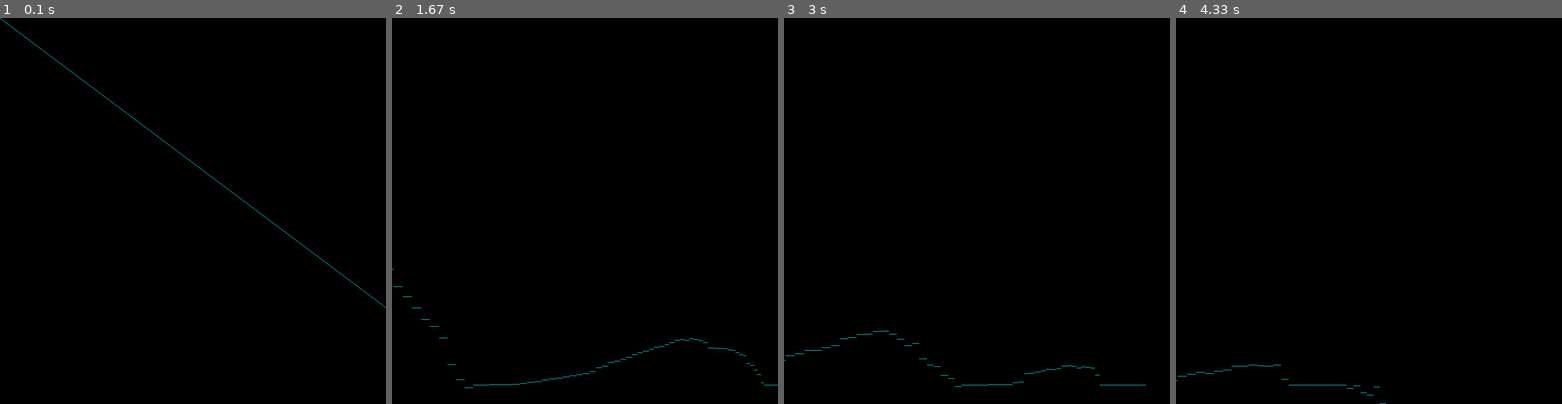
Above: before the commit, frames 1-4 (left to right).
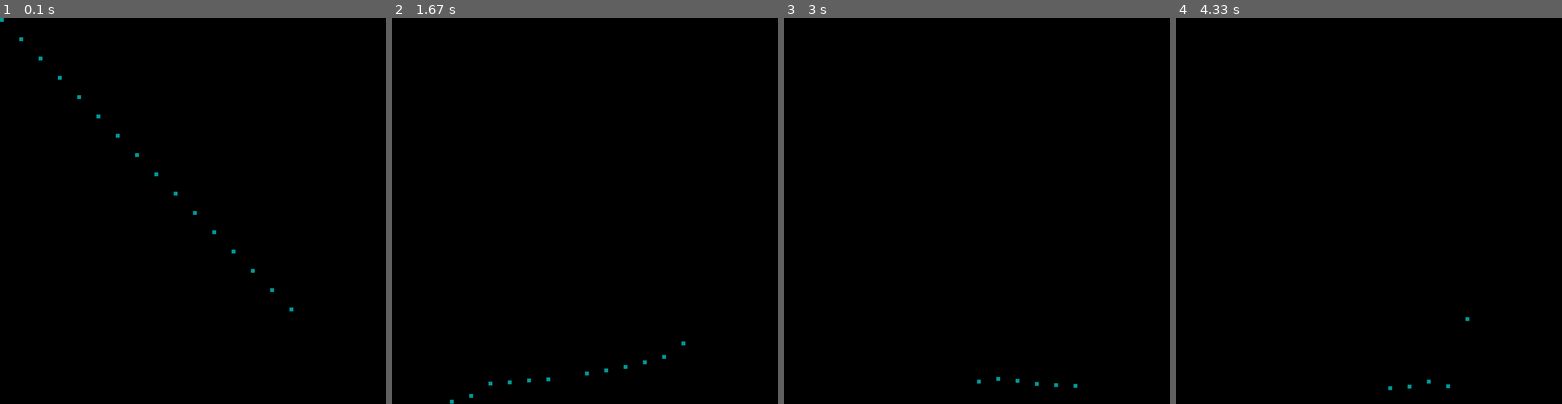
Above: after the commit, the same moments.

Repository: lubiarzm1/Pygame_fun
Game: pygame game, started from gravity.py
The game is run twice, just before and just after one commit, with the same random seed, the same clock (stepped at 60 frames per second) and the same inputs.
Inputs (mouse positions are in pixels of both pictures, inside the frame that each line leads up to):
- Up to frame 1 (0.1 s): no input
- Up to frame 2 (1.67 s): click (569, 226) at 0.38 s; click (585, 238) at 0.72 s; click (465, 153) at 1.05 s; click (727, 346) at 1.38 s
- Up to frame 3 (3 s): click (984, 79) at 1.72 s; click (957, 311) at 2.05 s; click (965, 145) at 2.38 s; click (922, 129) at 2.72 s
- Up to frame 4 (4.33 s): click (1469, 176) at 3.05 s; click (1488, 203) at 3.38 s; click (1450, 141) at 3.72 s; click (1257, 137) at 4.05 s

The runs differ from the first frame. In frame 1, 0.5% of the frame differs, in the area x 0-100%, y 0-76%; in frame 2, 0.4%; in frame 3, 0.3%; in frame 4, 0.2%.

Commit message:
Dodanie zmian

Diff:
--- a/class_obj.py
+++ b/class_obj.py
@@ -1,6 +1,6 @@
 import pygame
 import sys
-FPS=500.0
+FPS=60.0
 pygame.init()
 pos=list(pygame.mouse.get_pos())
 class obj():
@@ -24,7 +24,7 @@
         self.sigma=-sigma
     ##Initialaizing obj
     def Set_ball(self,x):
-        self.ball=pygame.Rect(x,2,2,2)
+        self.ball=pygame.Rect(x,10,10,10)
     ##Phisic of ball
     def Update(self):
         self.t+=1/FPS
--- a/gravity.py
+++ b/gravity.py
@@ -1,21 +1,20 @@
 import pygame
 import sys
 from class_obj import obj
-
+from class_obj import FPS
 pygame.init()
 screen=pygame.display.set_mode((1000,1000))
 delta=0.0
-FPS=500.0
 clock = pygame.time.Clock()
-count=500
+count=15
 
 #Initialize object
 obj1=[obj()]
 for i in range(count):
     obj1.append(obj())
 for i in range(len(obj1)):
-    obj1[i].Set_param(1,i*1.5,0,0.85)
-    obj1[i].Set_ball(i*2)
+    obj1[i].Set_param(10,i*50,0,0.065*i)
+    obj1[i].Set_ball(i*50)
 ##MAIN
 while True:
 #Ticking
